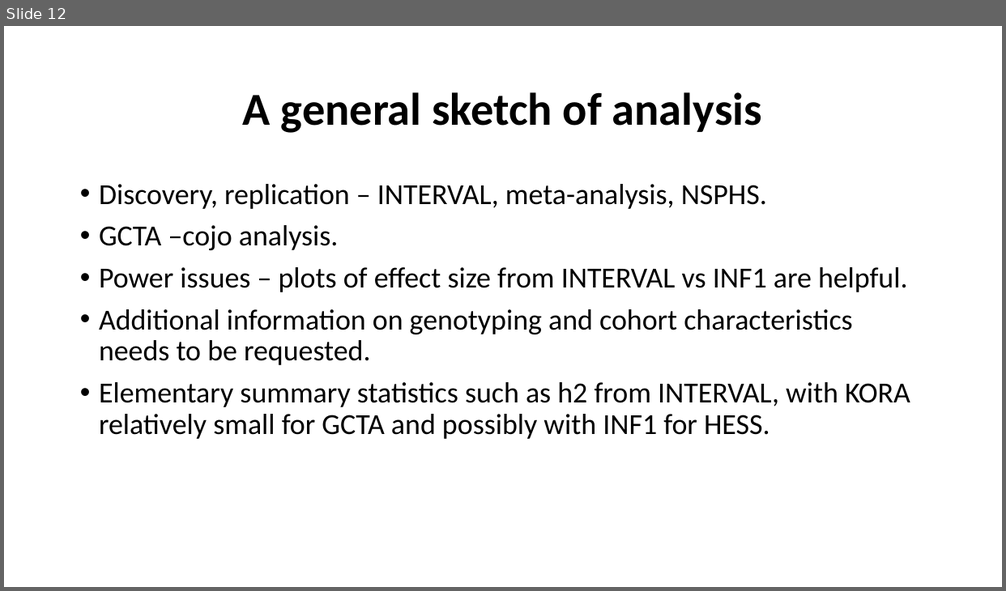
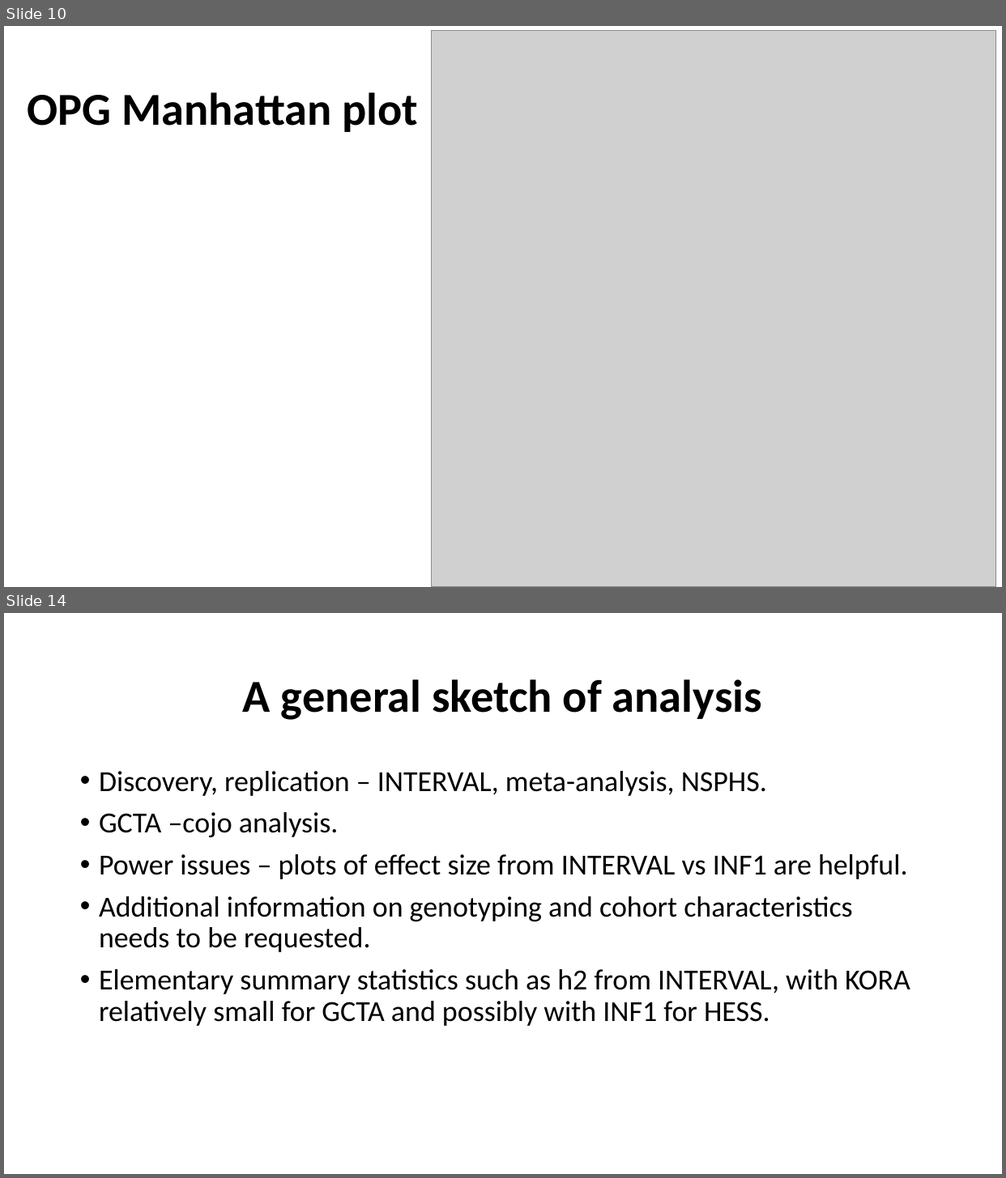
Before and after one commit to jinghuazhao/INF, a slide deck: doc/SCALLOP_INF1-120419.pptx. Shown one above the other, each under a label of ours: slide 12 before the commit, slides 10 and 14 after it; the slides between them are not shown. The pictures are 1006x591 and 1006x1178 pixels, drawn with LibreOffice and Linux fonts; fonts in the diff are those of the drawing; grey boxes stand for pictures. Boxes give left, top, right and bottom in pixels: in the first picture for what was removed or moved away, otherwise in the second. Text is boxed around its words. In the diff, an @@ line names an element or a change of style, - is before the commit and + after.

```diff
--- a/doc/SCALLOP_INF1-120419.pptx
+++ b/doc/SCALLOP_INF1-120419.pptx
@@ slide 10 added at (4,26,1002,587), background #FFFFFF @@
@@ picture added at (432,31,996,587) @@
@@ title added at (27,92,418,132), 44 pt, text #000000, bold @@
+OPG Manhattan plot
@@ what was slide 12 is now slide 14 @@
```
Also in this commit, not shown: 3 other slides added, 2 slides removed.
